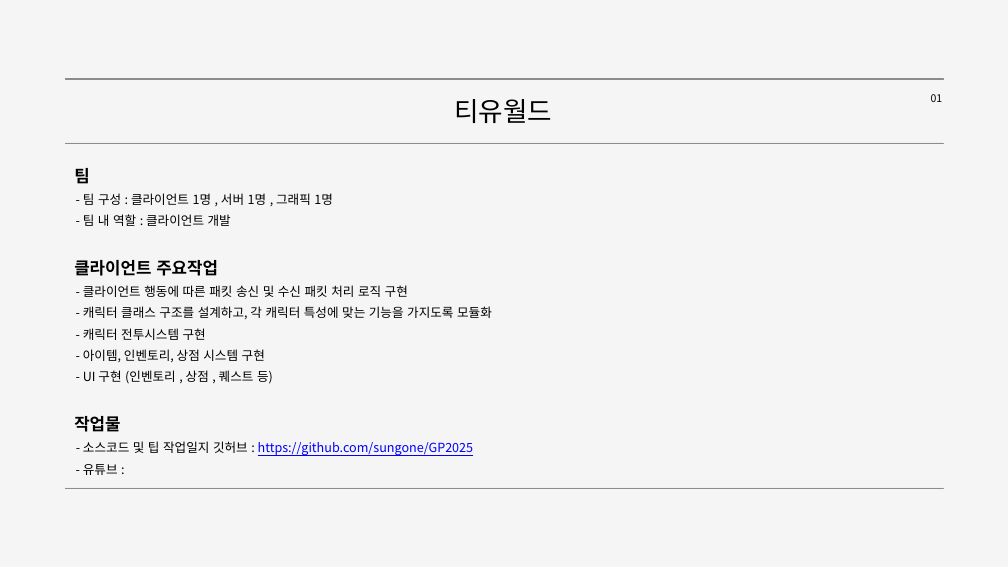
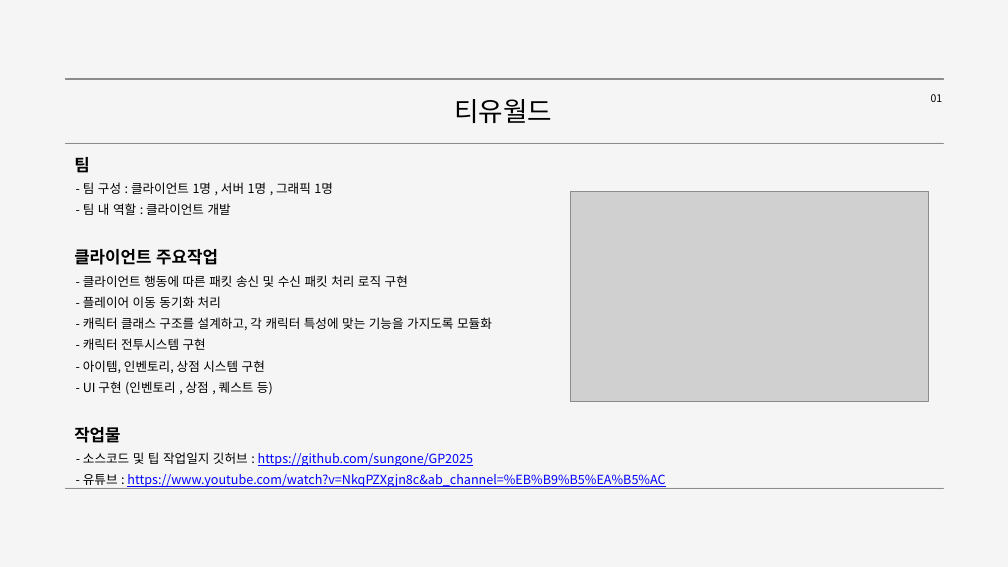
Before and after one commit to sungone/GP2025, a slide deck: slide 4 of 문서/포트폴리오/조성원/포트폴리오.pptx (slide 3 before the commit). Drawn at 1008x567 pixels with LibreOffice and Linux fonts; fonts in the diff are those of the drawing; grey boxes stand for pictures; background and template pictures are left out. Boxes give left, top, right and bottom in pixels: in the first picture for what was removed or moved away, otherwise in the second. Text is boxed around its words. In the diff, an @@ line names an element or a change of style, - is before the commit and + after.

```diff
--- a/문서/포트폴리오/조성원/포트폴리오.pptx
+++ b/문서/포트폴리오/조성원/포트폴리오.pptx
@@ picture added at (570,191,928,401) @@
@@ text at (83,296,221,308): paragraph added @@
+- 플레이어 이동 동기화 처리
@@ text at (83,452,665,487): text changed @@
-- 소스코드 및 팁 작업일지 깃허브 : https://github.com/sungone/GP2025
-- 유튜브 :
+- 소스코드 및 팁 작업일지 깃허브 : https://github.com/sungone/GP2025
+- 유튜브 : https://www.youtube.com/watch?v=NkqPZXgjn8c&ab_channel=%EB%B9%B5%EA%B5%AC
```
Also in this commit, not shown: 6 other slides changed, 2 slides added, 3 slides removed, 1 other file.
